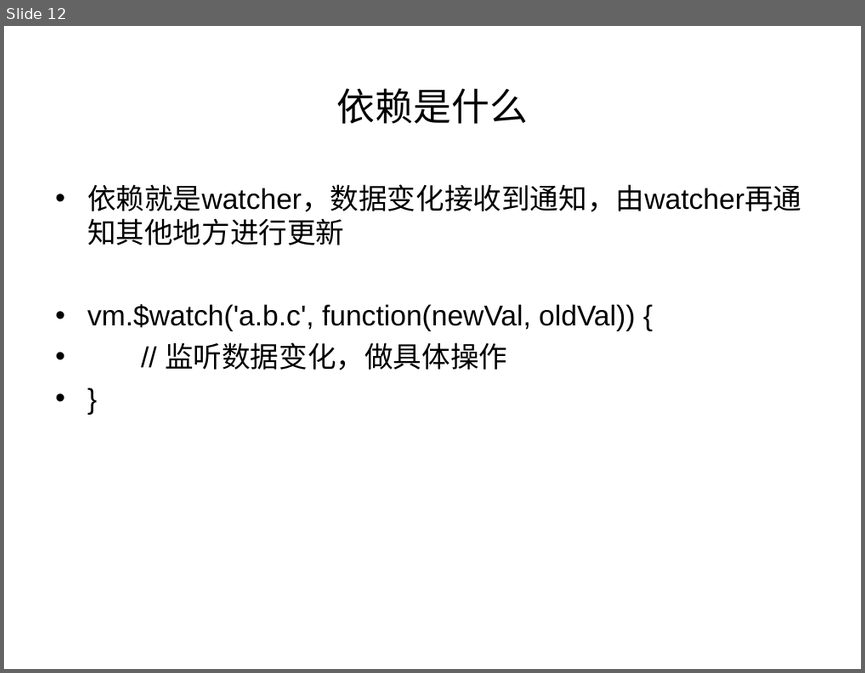
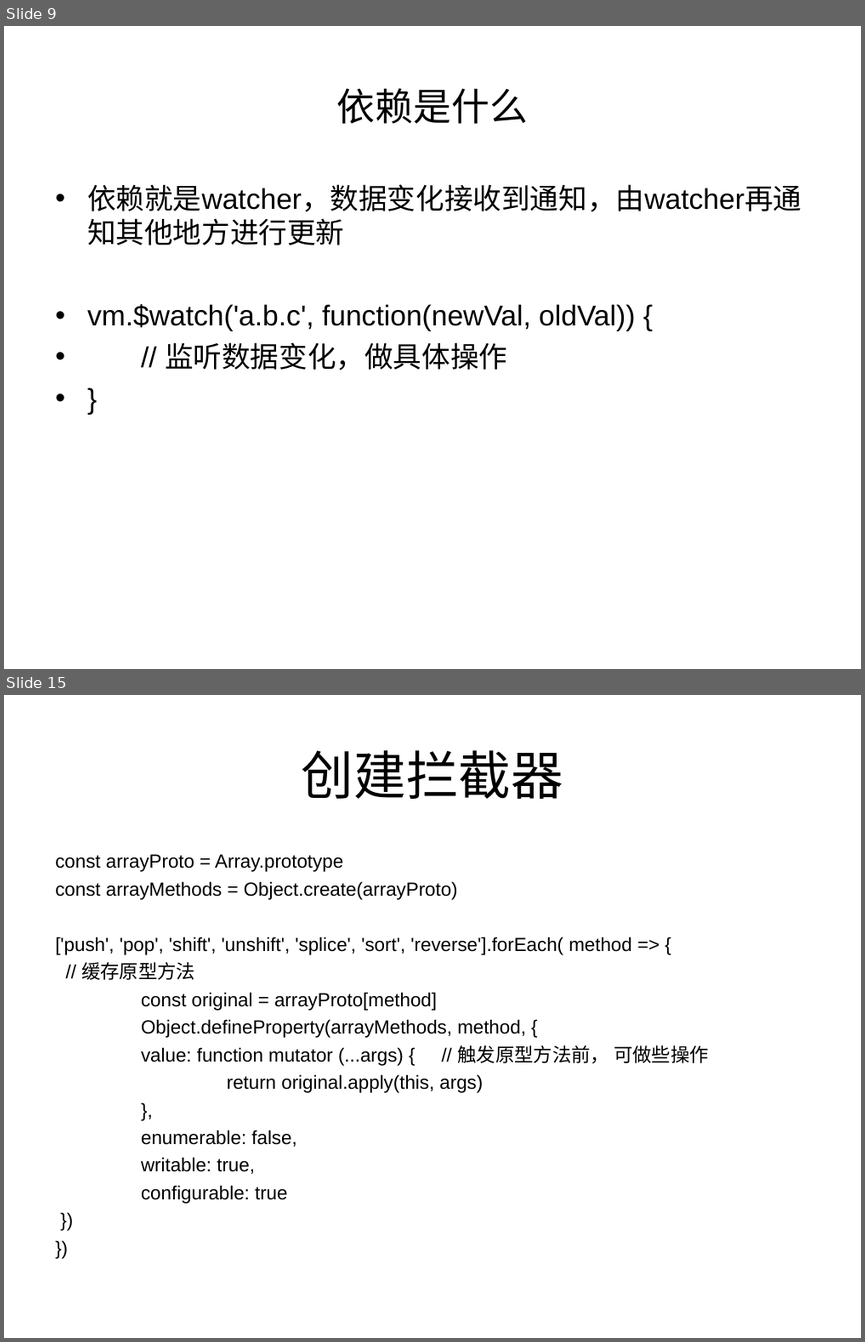
Before and after one commit to liyanjunCode/miniPrograme, a slide deck: vue.ppt. Shown one above the other, each under a label of ours: slide 12 before the commit, slides 9 and 15 after it; the slides between them are not shown. The pictures are 865x673 and 865x1342 pixels, drawn with LibreOffice and Linux fonts; fonts in the diff are those of the drawing. Boxes give left, top, right and bottom in pixels: in the first picture for what was removed or moved away, otherwise in the second. Text is boxed around its words. In the diff, an @@ line names an element or a change of style, - is before the commit and + after.

```diff
--- a/vue.ppt
+++ b/vue.ppt
@@ slide 15 added at (x1=4, y1=695, x2=861, y2=1338), background #FFFFFF @@
@@ title added at (x1=302, y1=750, x2=563, y2=799), 44 pt, text #000000 @@
+创建拦截器
@@ text added at (x1=55, y1=854, x2=709, y2=1203), 16 pt, text #000000 @@
+const arrayProto = Array.prototype
+const arrayMethods = Object.create(arrayProto)
+['push', 'pop', 'shift', 'unshift', 'splice', 'sort', 'reverse'].forEach( method => {
+// 缓存原型方法
+const original = arrayProto[method]
+Object.defineProperty(arrayMethods, method, {
+value: function mutator (...args) { // 触发原型方法前， 可做些操作
+return original.apply(this, args)
+},
+enumerable: false,
+writable: true,
+configurable: true
+})
+})
@@ what was slide 12 is now slide 9 @@
```
Also in this commit, not shown: 8 slides changed, 9 other slides added, 4 slides removed, 1 other file.
